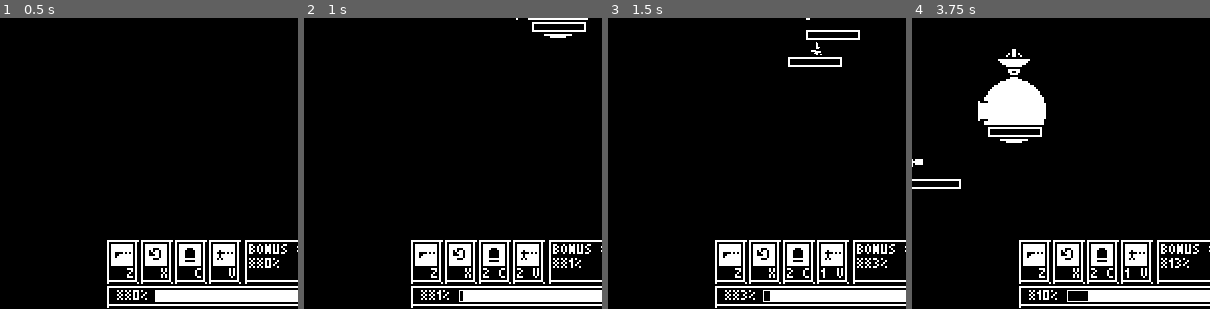
Above: before the commit, frames 1-4 (left to right).
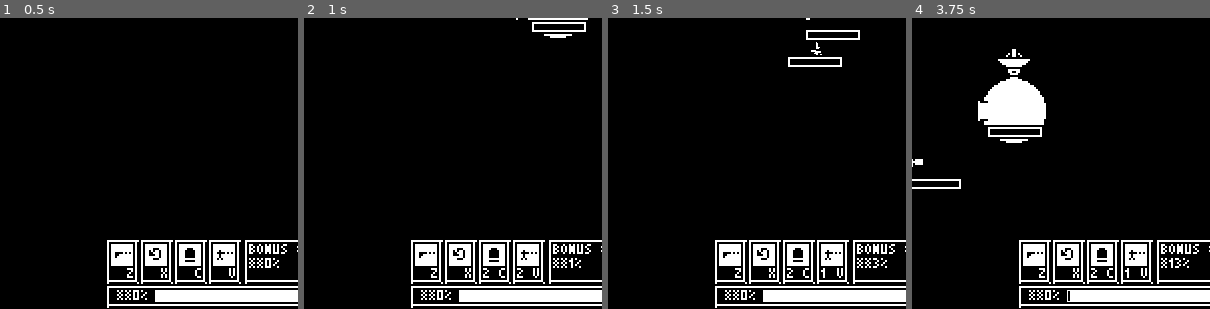
Above: after the commit, the same moments.

Repository: rthurmed/OrbitDefender
Game: Godot game, scene res://src/levels/Intro.tscn
Two runs of this game, one before a commit and one after it. Both use one fixed random seed, a clock stepped at 60 frames per second and the inputs below. Sound files missing from this copy of the repository are replaced by a short silence.
Inputs:
- Up to frame 1 (0.5 s): no input
- Up to frame 2 (1 s): tap Q (skip) at 0.5 s; tap C (bomb) at 0.6 s
- Up to frame 3 (1.5 s): tap V (deploy_turret) at 1.35 s
- Up to frame 4 (3.75 s): hold Up (higher) 2.03-2.78 s; tap X (invert) at 2.85 s; hold Down (lower) from 3.53 s (still down)
The pictures show only the part of the screen within x 14-64%, y 49-99%; the shares and areas given below are measured in that part.

Frame 1 is identical in both runs. In frame 2, 0.1% of the frame differs, in the area x 44-54%, y 93-98%; in frame 3, 0.1%; in frame 4, 0.4%, in the area x 41-60%, y 93-98%.

Commit message:
Fixed game duration

Diff:
--- a/src/levels/Main.tscn
+++ b/src/levels/Main.tscn
@@ -60,7 +60,6 @@
 wait_time = 20.0
 
 [node name="BattleStagesManager" parent="." instance=ExtResource( 13 )]
-duration = 30
 timer_asteroid_path = NodePath("../SpawnAsteroids/Timer")
 timer_large_asteroid_path = NodePath("../SpawnAsteroidsLarge/Timer")
 timer_enemy_path = NodePath("../SpawnEnemies/Timer")
